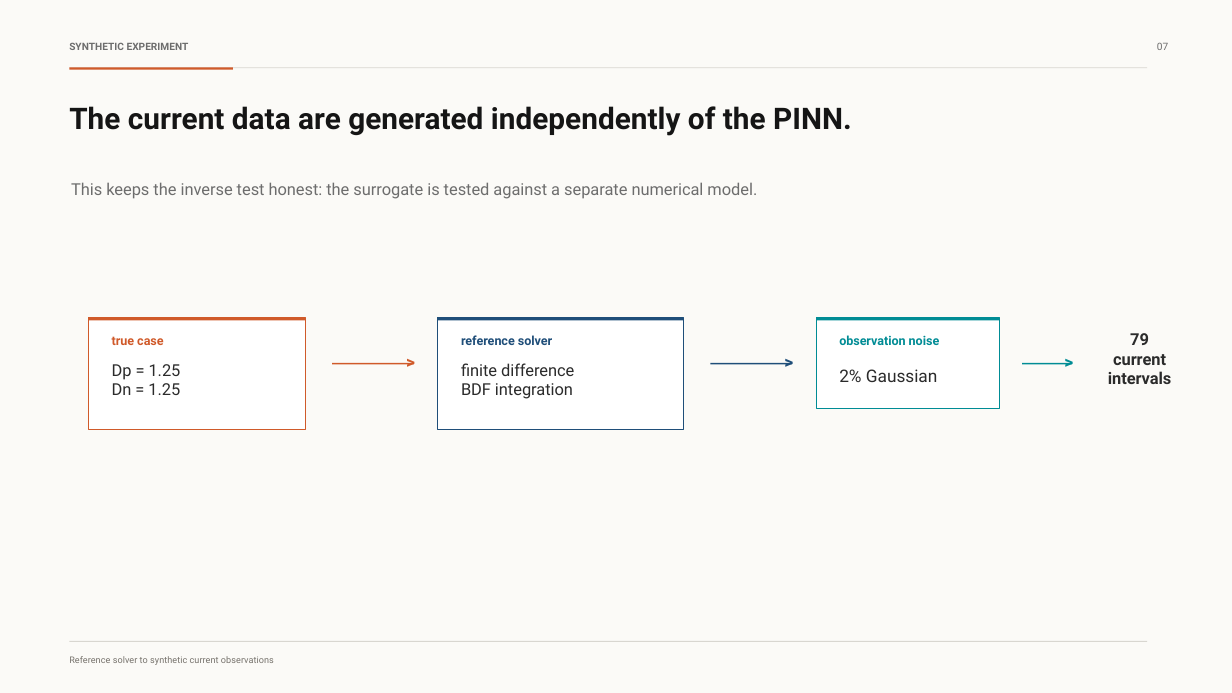
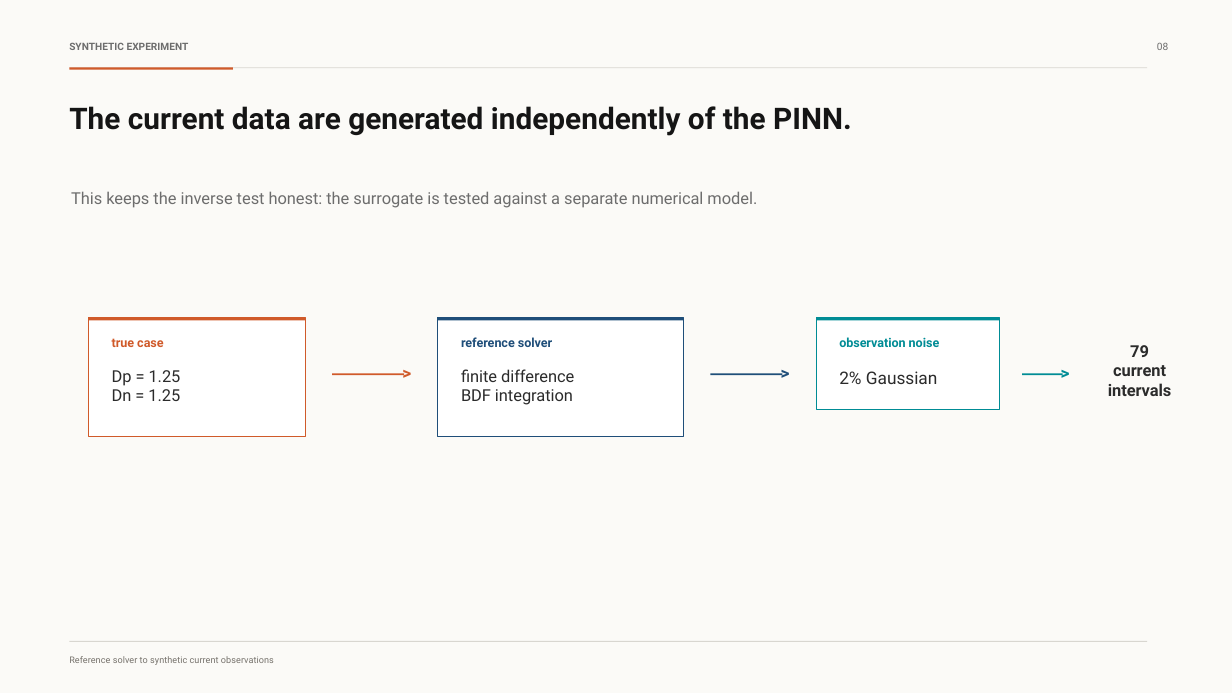
Before and after one commit to jack28257/PINN_JAX, a slide deck: slide 8 of presentation/pnp_pinn_current_inference_presentation.pptx (slide 7 before the commit). Drawn at 1232x693 pixels with LibreOffice and Linux fonts; fonts in the diff are those of the drawing. Boxes give left, top, right and bottom in pixels: in the first picture for what was removed or moved away, otherwise in the second. Text is boxed around its words. In the diff, an @@ line names an element or a change of style, - is before the commit and + after.

```diff
--- a/presentation/pnp_pinn_current_inference_presentation.pptx
+++ b/presentation/pnp_pinn_current_inference_presentation.pptx
@@ text at (x1=1157, y1=43, x2=1168, y2=50): text changed @@
-07
+08
@@ text "This keeps the inverse test ..." moved from (x1=71, y1=182, x2=757, y2=199) to (x1=71, y1=191, x2=757, y2=208) @@
@@ rectangle resized from (x1=89, y1=318, x2=305, y2=430) to (x1=89, y1=318, x2=305, y2=437) @@
@@ rectangle resized from (x1=438, y1=318, x2=684, y2=430) to (x1=438, y1=318, x2=684, y2=437) @@
@@ text "79" moved from (x1=1108, y1=333, x2=1172, y2=384) to (x1=1108, y1=345, x2=1172, y2=396) @@
@@ text "Dp = 1.25" moved from (x1=112, y1=364, x2=181, y2=395) to (x1=112, y1=370, x2=181, y2=401) @@
@@ rectangle resized from (x1=332, y1=363, x2=414, y2=365) to (x1=332, y1=373, x2=404, y2=375) @@
@@ 3 texts moved together from (x1=407, y1=351, x2=1082, y2=374) to (x1=402, y1=362, x2=1079, y2=385) @@
@@ text "finite difference" moved from (x1=461, y1=363, x2=574, y2=399) to (x1=461, y1=369, x2=574, y2=405) @@
@@ rectangle resized from (x1=711, y1=363, x2=793, y2=365) to (x1=711, y1=373, x2=783, y2=375) @@
@@ rectangle resized from (x1=1022, y1=363, x2=1072, y2=365) to (x1=1022, y1=373, x2=1063, y2=375) @@
```
Also in this commit, not shown: 11 other slides changed, 2 slides added, 2 other files.
